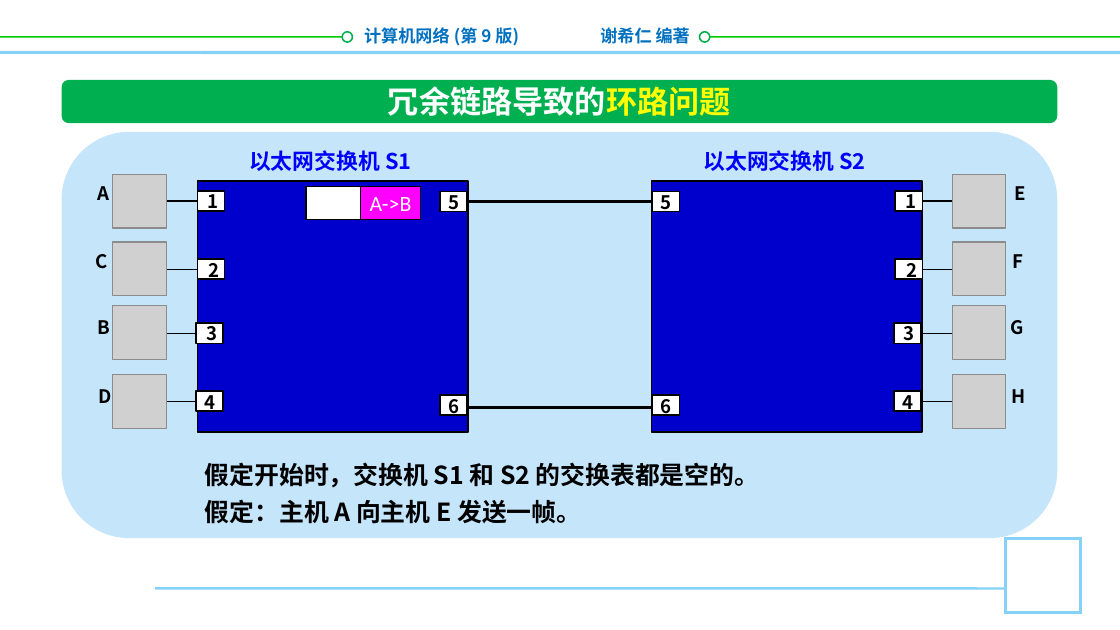
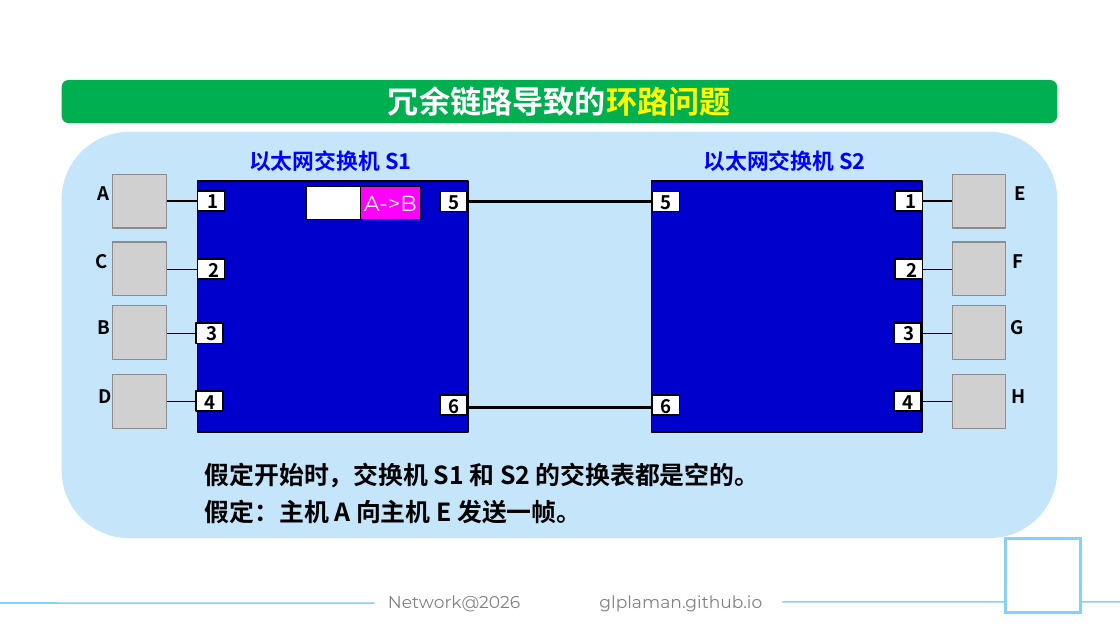
Before and after one commit to glplaman/glplaman.github.io, a slide deck: slide 107 of network/ppt/52785PPT课件/第3章.pptx. Drawn at 1120x630 pixels with LibreOffice and Linux fonts; fonts in the diff are those of the drawing; grey boxes stand for pictures; background and template pictures are left out. Boxes give left, top, right and bottom in pixels: in the first picture for what was removed or moved away, otherwise in the second. Text is boxed around its words. In the diff, an @@ line names an element or a change of style, - is before the commit and + after.

Commit message:
network

```diff
--- a/network/ppt/52785PPT课件/第3章.pptx
+++ b/network/ppt/52785PPT课件/第3章.pptx
@@ text removed at [364,27,519,46] @@
-计算机网络 (第 9 版)
@@ text removed at [600,25,690,48] @@
-谢希仁 编著
@@ line removed from (0, 53) to (1120, 53) @@
@@ line removed from (0, 37) to (347, 37) @@
@@ ellipse removed at [342,31,352,41] @@
@@ line removed from (700, 37) to (1120, 37) @@
@@ ellipse removed at [700,31,710,41] @@
@@ rectangle "A->B" at [361,186,421,218]: font Calibri to Montserrat @@
@@ line removed from (156, 588) to (1006, 588) @@
@@ text added at [388,595,520,612], 11 pt, text #808080 @@
+Network@2026
@@ text added at [599,595,762,612], 11 pt, text #808080 @@
+glplaman.github.io
@@ line added from (0, 603) to (396, 603), #85D1F7 1 pt @@
@@ line added from (724, 601) to (1120, 601), #85D1F7 1 pt @@
```
Also in this commit, not shown: 134 other slides changed, 9 other files.
